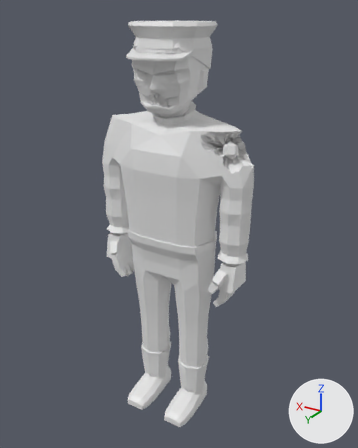
The glTF model assets/models/zombie_cop_m_b4.glb as it was, and as the next commit left it.
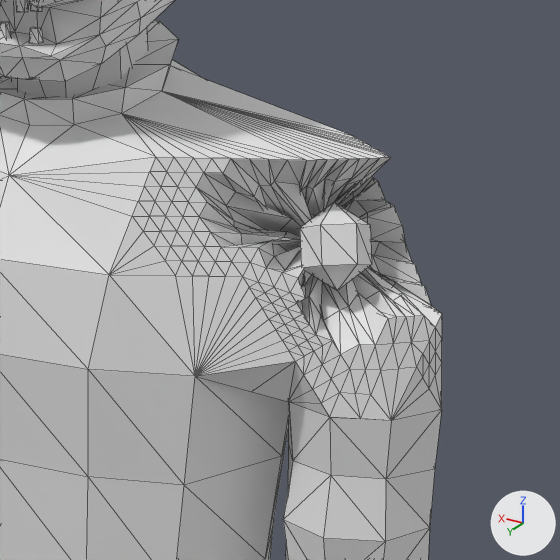
There are two pictures of each version: one whole from a 50 mm lens placed at (-1.173, 1.9, 1.991), pointed at (-0.019, -0.023, 1.03), one close up on the part from 44% to 78% of the width and 22% to 49% of the height. Every picture has the same lights, and +X, +Y and +Z are marked at lower right. The last two pictures show the newer version. The close-ups show mesh edges as thin lines. Vertices at exactly the same position are counted once.

In view in the first close-up: 'zombie_cop_m_b4'.
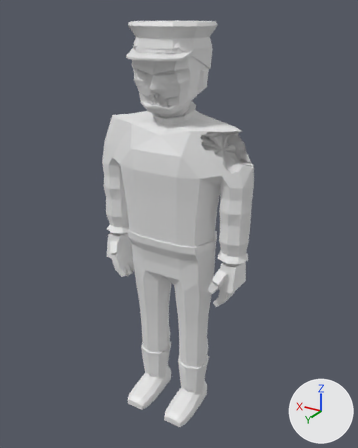
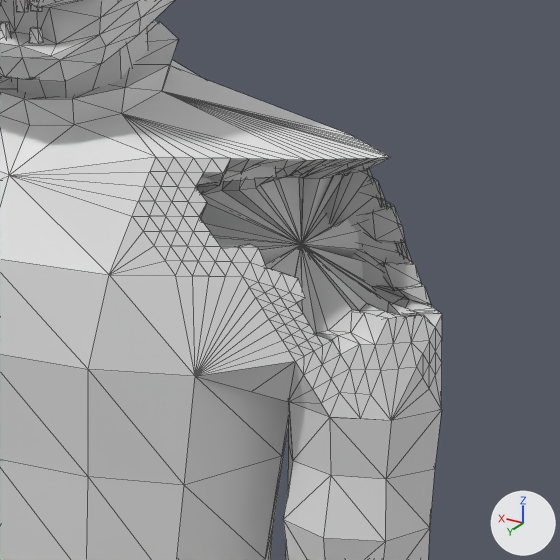
Where the change shows, as pixel boxes (x1, y1, x2, y2) in the close-ups (560 x 560 px; the box of a moved part takes in the faces that stretch with it):
part 1 of me_zombie_cop_m_b4, added: after (198, 166, 276, 185)
part 2 of me_zombie_cop_m_b4, moved or reshaped: (196, 158, 441, 354) in both

The edits, one by one:
me_zombie_cop_m_b4 is used by ob_zombie_cop_m_b4; location (0.0, 0.0, 0.0).
me_zombie_cop_m_b4 had 1746 vertices, 3337 faces and spanned x -0.41..0.41, y -0.19..0.22, z 0.0..1.95.
me_zombie_cop_m_b4 now has 1828 vertices, 3485 faces and spans x -0.41..0.41, y -0.19..0.22, z 0.0..1.95.
me_zombie_cop_m_b4 part 1: a new loose piece of 20 vertices spanning x -0.24..-0.02, y 0.01..0.1, z 1.47..1.52.
Part 2, on me_zombie_cop_m_b4:
15 vertices are removed from x -0.33..-0.24, y -0.03..0.06, z 1.41..1.47.
64 faces are deleted.
4 vertices in x -0.31..-0.28, y -0.05..0.0, z 1.47..1.51 move by (0.01, -0.02, 0.01).
3 vertices in x -0.22..-0.2, y 0.04..0.05, z 1.45..1.48 move by (0.04, 0.01, 0.0).
3 vertices in x -0.36..-0.33, y -0.03..0.0, z 1.4..1.41 move by (0.0, -0.02, -0.02).
3 vertices in x -0.27..-0.25, y -0.05..-0.02, z 1.45..1.46 move by (0.01, -0.04, 0.03).
108 vertices move from x -0.35..-0.2, y -0.05..0.05, z 1.38..1.51 to x -0.36..-0.02, y -0.1..0.05, z 1.35..1.52.
49 vertices are added at x -0.3..-0.01, y -0.12..0.1, z 1.29..1.51.
124 new faces join them.
Other edits to the shape of me_zombie_cop_m_b4 do not show in these pictures.
